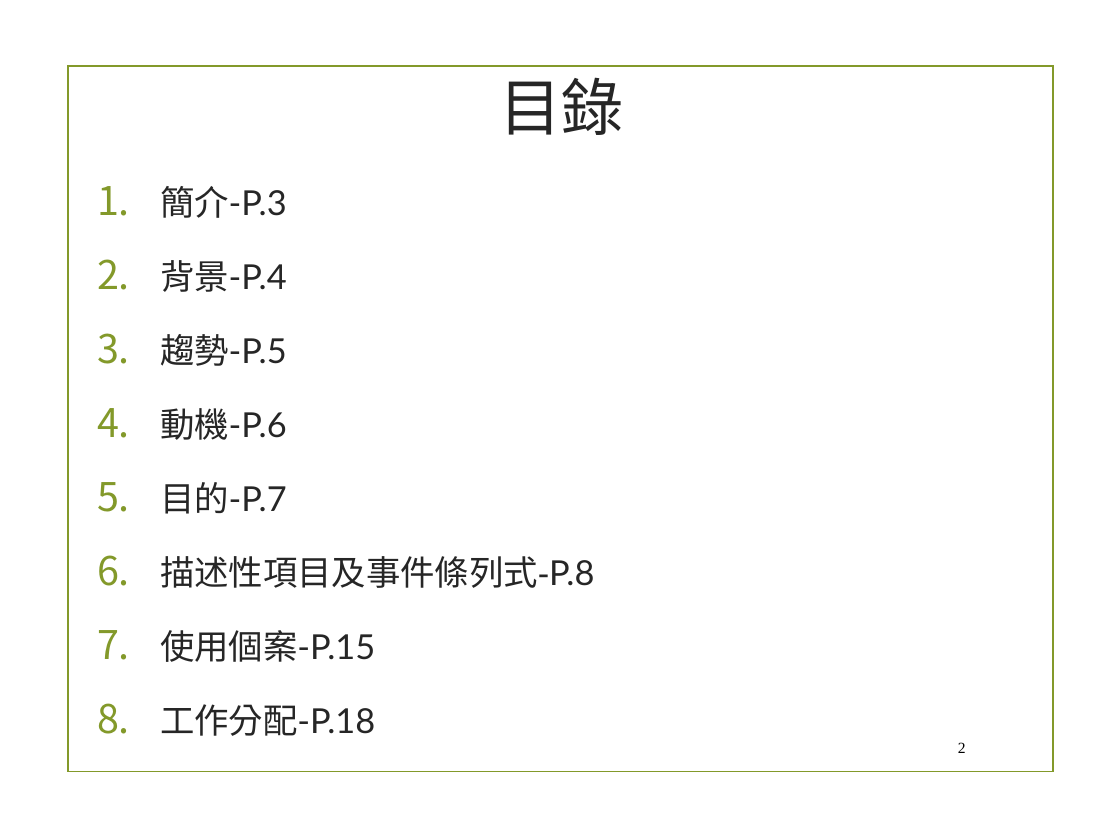
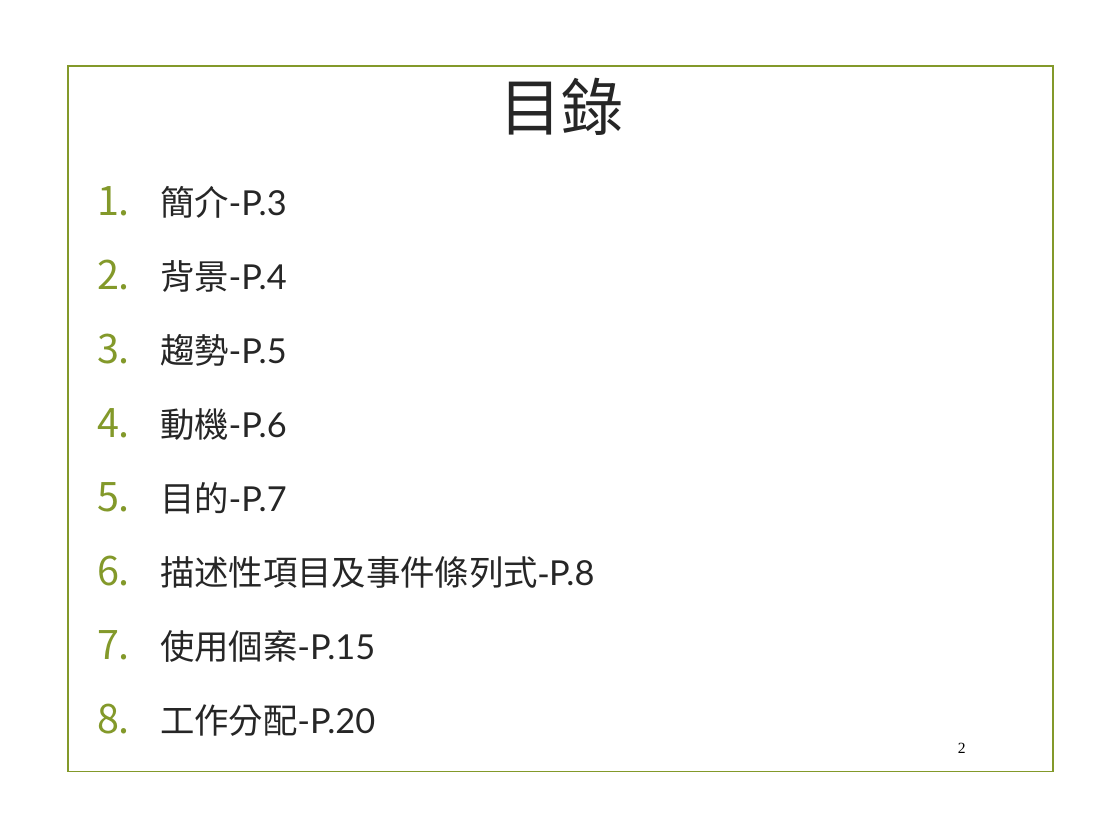
Before and after one commit to chandlerkuo/sharepee, a slide deck: slide 2 of 陀螺儀機車警示裝置.pptx. Drawn at 1120x840 pixels with LibreOffice and Linux fonts; fonts in the diff are those of the drawing; background and template pictures are left out. Boxes give left, top, right and bottom in pixels: in the first picture for what was removed or moved away, otherwise in the second. Text is boxed around its words. In the diff, an @@ line names an element or a change of style, - is before the commit and + after.

```diff
--- a/陀螺儀機車警示裝置.pptx
+++ b/陀螺儀機車警示裝置.pptx
@@ text at [160, 704, 375, 736]: text changed @@
-8. 工作分配-P.18
+8. 工作分配-P.20
```
Also in this commit, not shown: 4 other slides changed, 2 slides added, 3 slides removed.
